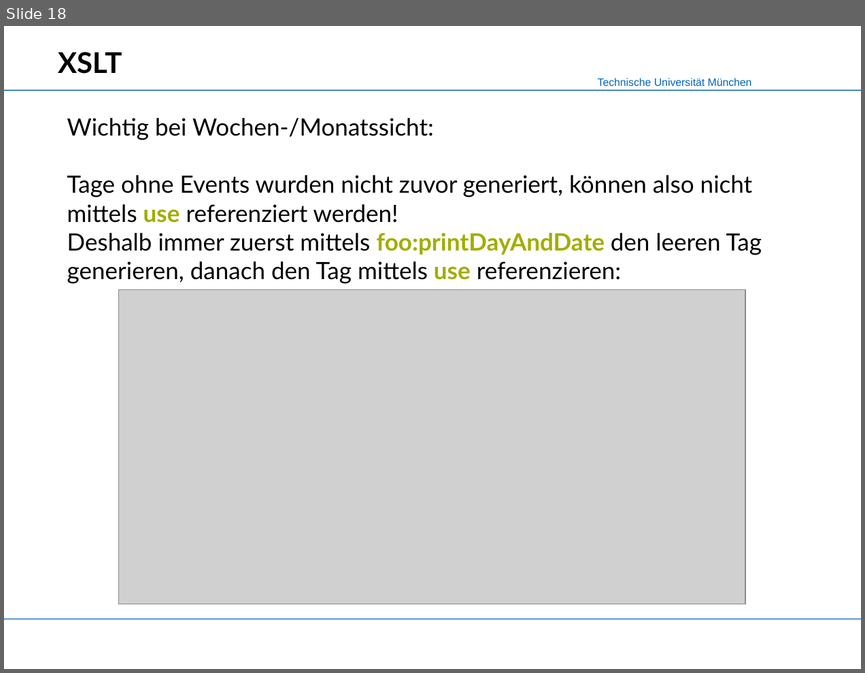
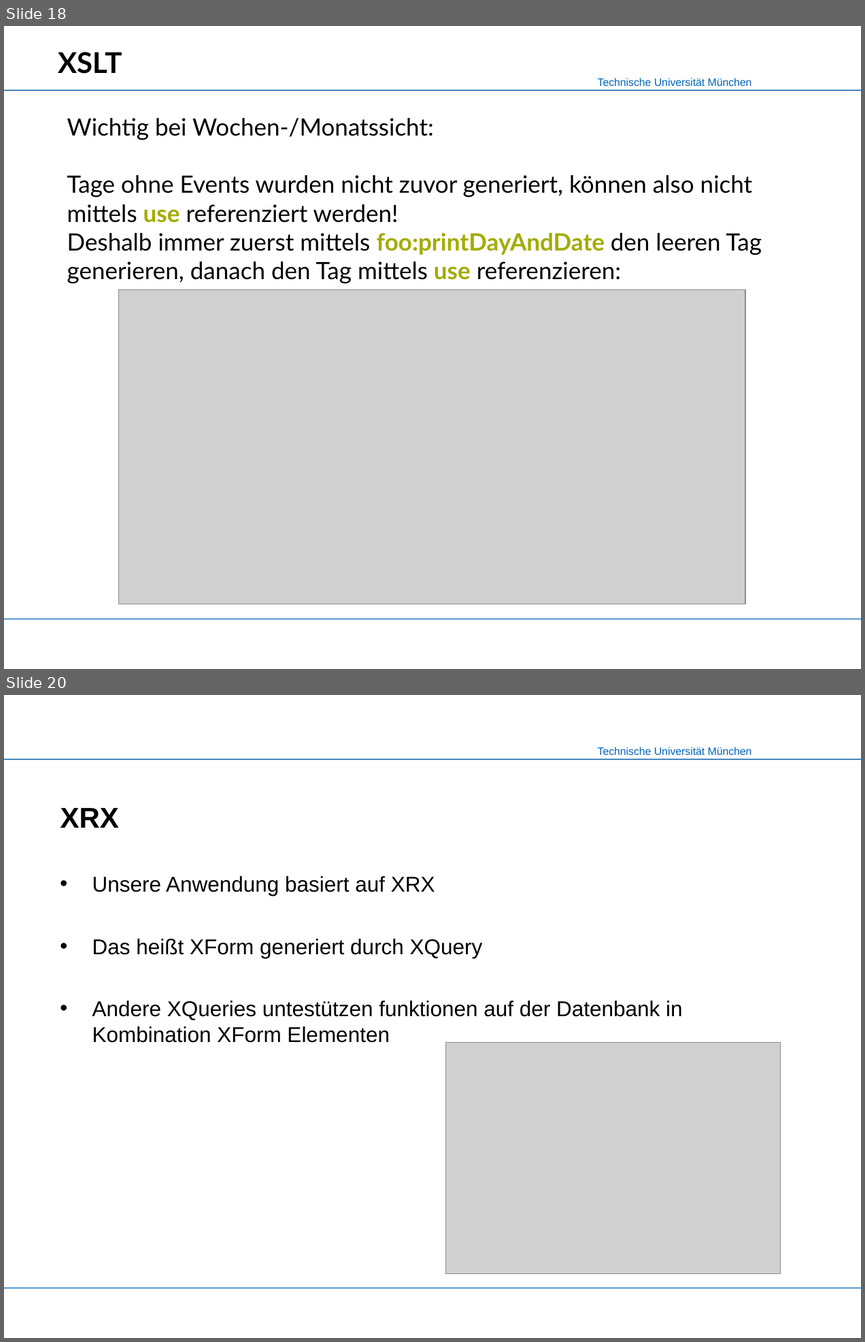
Before and after one commit to mokshasoul/XML-Praktikum, a slide deck: Slides/Slides_CalendarX.ppt. Shown one above the other, each under a label of ours: slide 18 before the commit, slides 18 and 20 after it; the slides between them are not shown. The pictures are 865x673 and 865x1342 pixels, drawn with LibreOffice and Linux fonts; fonts in the diff are those of the drawing; grey boxes stand for pictures; background and template pictures are left out. Boxes give left, top, right and bottom in pixels: in the first picture for what was removed or moved away, otherwise in the second. Text is boxed around its words. In the diff, an @@ line names an element or a change of style, - is before the commit and + after.

```diff
--- a/Slides/Slides_CalendarX.ppt
+++ b/Slides/Slides_CalendarX.ppt
@@ slide 20 added at (x1=4, y1=695, x2=861, y2=1338), background #FFFFFF; not listed: 4 template elements that a slide beside it also shows @@
@@ title added at (x1=60, y1=808, x2=119, y2=828), 24 pt, text #000000, bold @@
+XRX
@@ text added at (x1=92, y1=876, x2=683, y2=1042), 18 pt, text #000000 @@
+• Unsere Anwendung basiert auf XRX
+• Das heißt XForm generiert durch XQuery
+• Andere XQueries untestützen funktionen auf der Datenbank in Kombination XForm Elementen
@@ picture added at (x1=445, y1=1042, x2=779, y2=1273) @@
```
Also in this commit, not shown: 6 other slides added, 8 other files.
